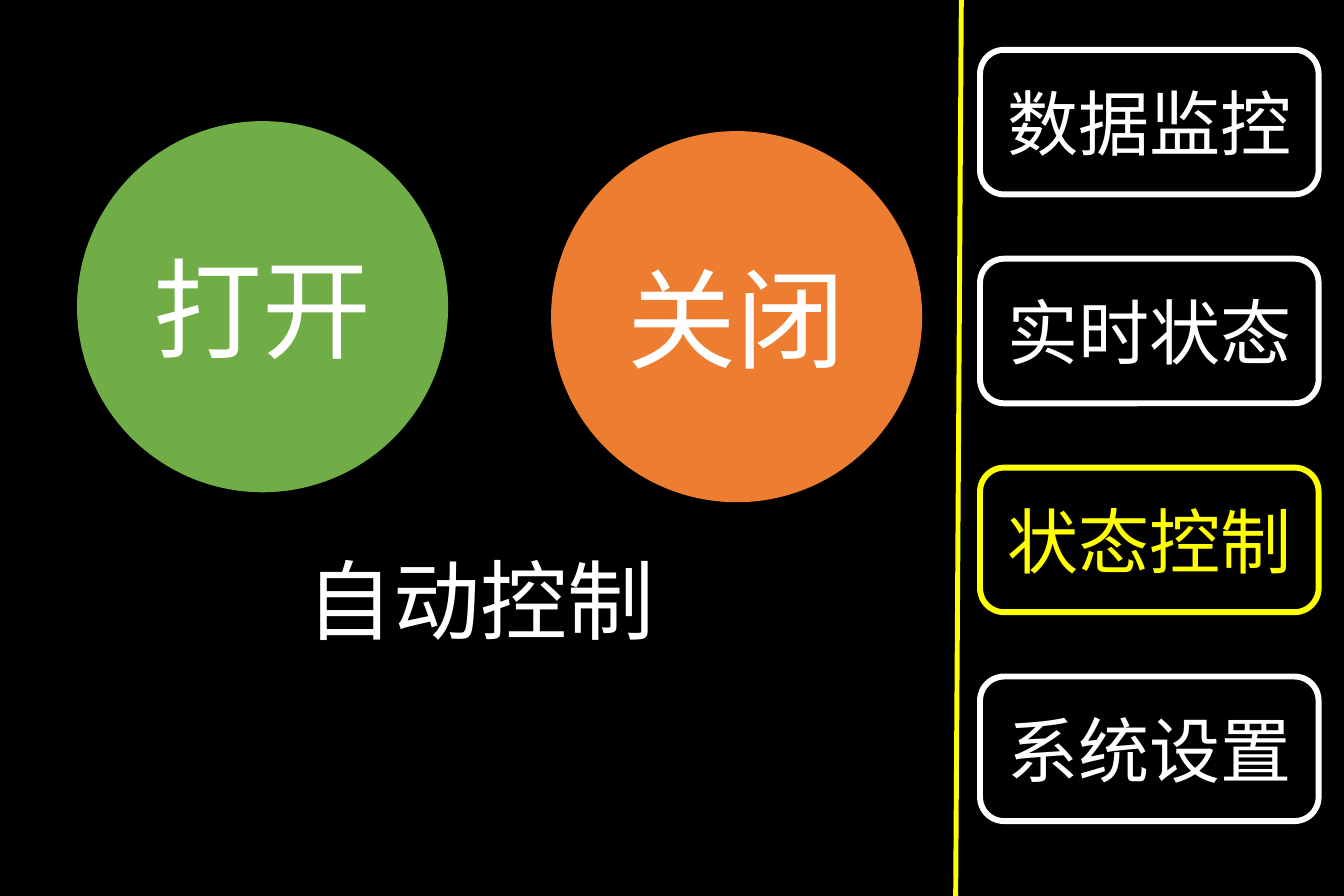
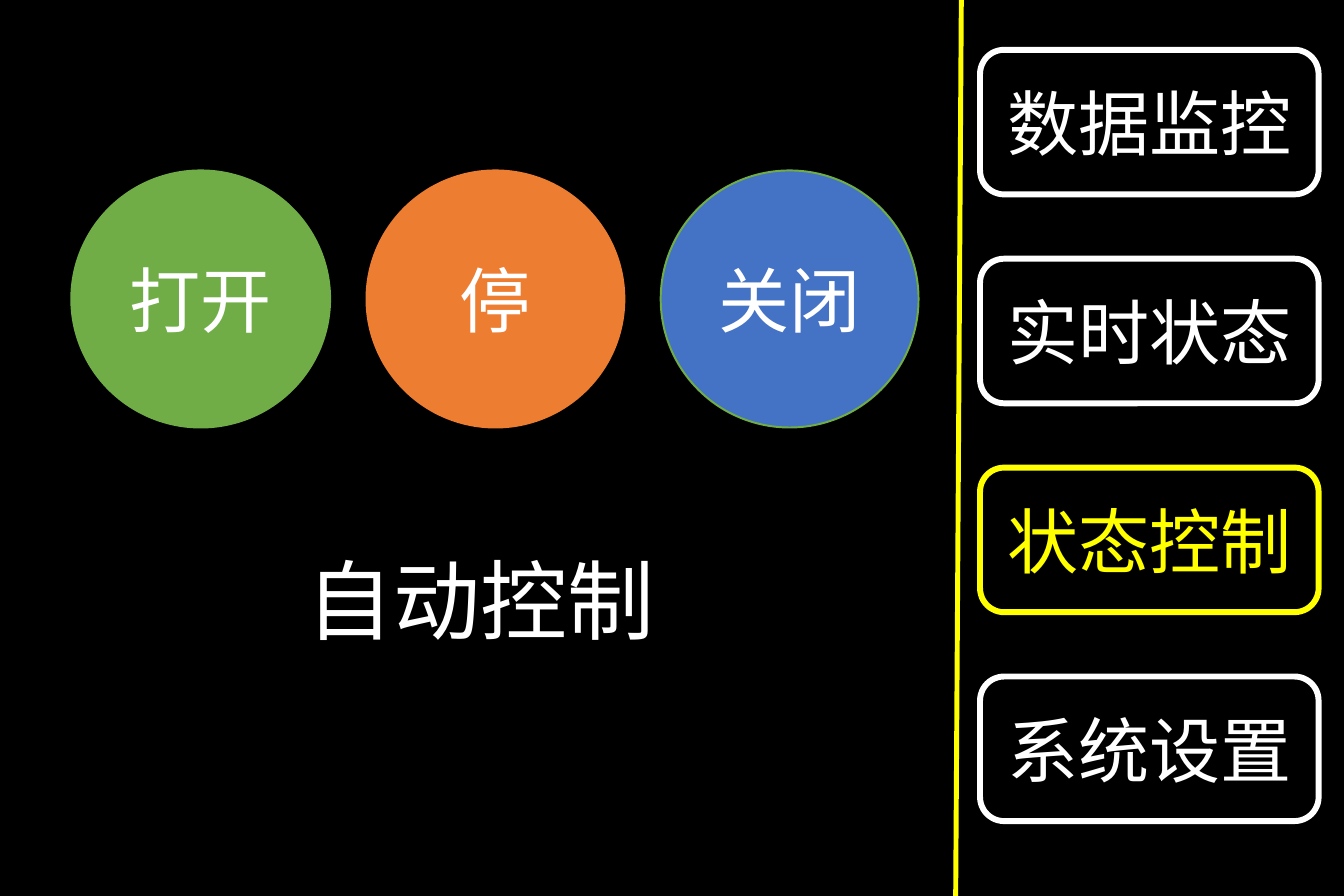
Before and after one commit to Derrick1024/IntelligentWindow, a slide deck: slide 5 of HMI/UI.pptx. Drawn at 1344x896 pixels with LibreOffice and Linux fonts; fonts in the diff are those of the drawing. Boxes give left, top, right and bottom in pixels: in the first picture for what was removed or moved away, otherwise in the second. Text is boxed around its words. In the diff, an @@ line names an element or a change of style, - is before the commit and + after.

```diff
--- a/HMI/UI.pptx
+++ b/HMI/UI.pptx
@@ ellipse "打开": place and size @@
-ellipse "打开" at (78,122,448,492)
+ellipse "打开" at (71,171,330,428)
@@ ellipse "打开" at (71,171,330,428): size 55.1 to 36 pt @@
@@ ellipse added at (367,171,624,428), fill #ED7D31, outline #ED7D31 1 pt, 36 pt, text #FFFFFF @@
+停
@@ ellipse "关闭": place and size @@
-ellipse "关闭" at (552,132,922,502)
+ellipse "关闭" at (661,171,919,428)
@@ ellipse "关闭" at (661,171,919,428): size 55.1 to 36 pt; fill #ED7D31 to #4472C4; outline #ED7D31 1 pt to #70AD47 1 pt @@
```
Also in this commit, not shown: 4 other slides changed, 27 other files.
